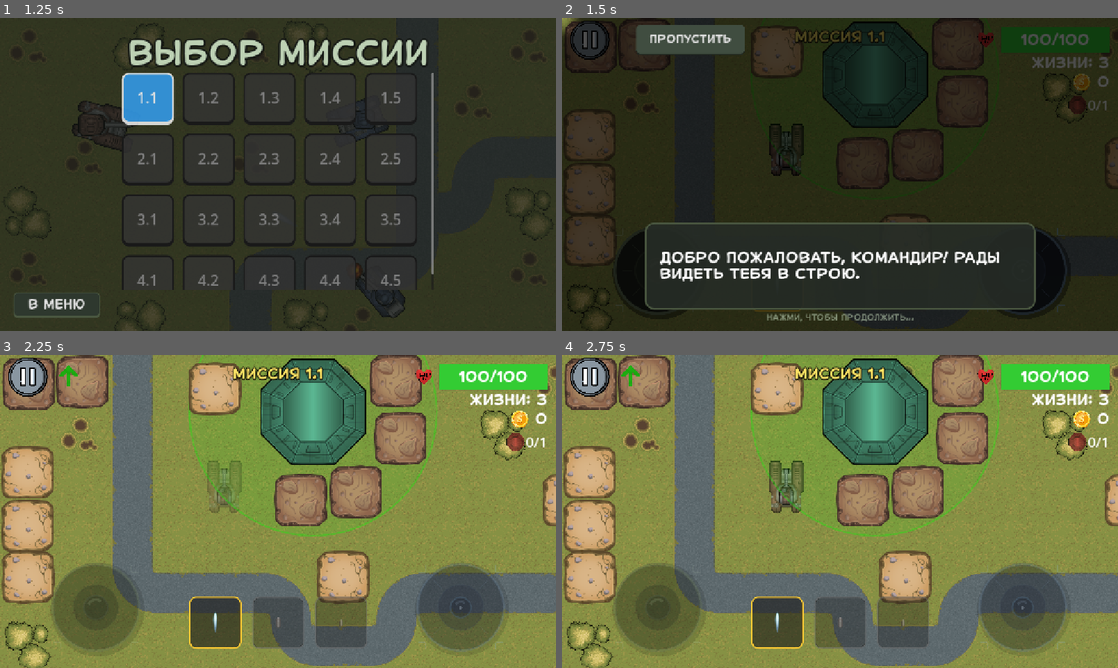
Above: before the commit, frames 1-4 (two rows, left to right).
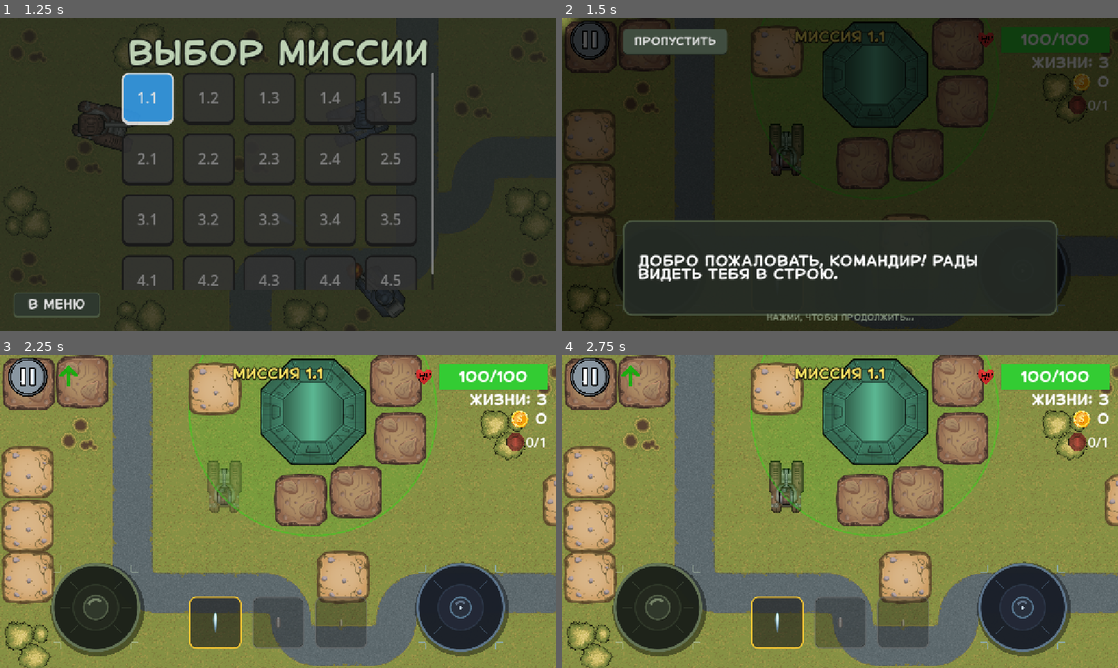
Above: after the commit, the same moments.

Repository: top-it-090304/Selyavi
Game: Godot game, scene res://scenes/MenuScenes/Menu.tscn
Two runs of this game, one before a commit and one after it. Both use one fixed random seed, a clock stepped at 60 frames per second and the inputs below. Sound files missing from this copy of the repository are replaced by a short silence.
Inputs:
- Up to frame 1 (1.25 s): click "Миссии" at 0.5 s
- Up to frame 2 (1.5 s): click "1.1" at 1.25 s
- Up to frame 3 (2.25 s): click "ПРОПУСТИТЬ" at 2 s
- Up to frame 4 (2.75 s): no input

Frame 1 is identical in both runs. In frame 2, 7.5% of the frame differs, in the area x 11-89%, y 2-96%; in frame 3, 7.1%; in frame 4, 7.1%.

Commit message:
tutorial adaptation added and bullet damage bug fix

Diff:
--- a/scripts/MenuScripts/TutorialOverlay.gd
+++ b/scripts/MenuScripts/TutorialOverlay.gd
@@ -31,25 +31,39 @@
 	process_mode = Node.PROCESS_MODE_ALWAYS
 	get_tree().paused = true
 
-	# Запускаем музыку обучения
-	if AudioManager:
+	if AudioManager and AudioManager.has_method("play_tutorial"):
 		AudioManager.play_tutorial()
 
-	# Принудительно делаем джойстики непрозрачными для обучения
 	var hud = get_tree().get_first_node_in_group("hud")
 	if hud and hud.has_method("set_joysticks_opacity"):
 		hud.set_joysticks_opacity(1.0)
 
-	if skip_button:
-		skip_button.text = "ПРОПУСТИТЬ"
-		skip_button.position = Vector2(230, 15)
-		skip_button.custom_minimum_size = Vector2(250, 70)
-
+	_setup_adaptive_ui()
 	_start_step()
 
+func _setup_adaptive_ui():
+	if not skip_button: return
+	var screen_size = get_viewport().get_visible_rect().size
+
+	# Адаптивный размер кнопки (мин 240px или 15% ширины)
+	var btn_width = max(240, screen_size.x * 0.15)
+	var btn_height = max(60, screen_size.y * 0.08)
+
+	skip_button.set_anchors_preset(Control.PRESET_TOP_LEFT)
+	skip_button.anchor_left = 0.0
+	skip_button.anchor_top = 0.0
+	skip_button.anchor_right = 0.0
+	skip_button.anchor_bottom = 0.0
+
+	# Сдвигаем вправо от кнопки паузы (x=18 + ширина кнопки паузы ~120)
+	skip_button.offset_left = 140
+	skip_button.offset_top = 25
+	skip_button.custom_minimum_size = Vector2(btn_width, btn_height)
+	skip_button.size = skip_button.custom_minimum_size
+
 func _input(event):
-	if event is InputEventMouseButton and event.pressed or \
-	   event is InputEventScreenTouch and event.pressed:
+	if (event is InputEventMouseButton and event.pressed) or \
+	   (event is InputEventScreenTouch and event.pressed):
 
 		var current_time = Time.get_ticks_msec()
 		if current_time - _last_step_time < 250:
@@ -57,17 +71,16 @@
 		_last_step_time = current_time
 
 		if skip_button and skip_button.get_global_rect().has_point(event.position):
+			_on_skip_pressed()
 			return
 		_next_step()
 
 func _start_step():
-	# Даем время UI обновиться, чтобы точно найти координаты и размеры узлов
 	await get_tree().process_frame
+	if _current_step >= _steps.size(): return
 
 	var step = _steps[_current_step]
 	text_label.text = step.text
-	text_label.add_theme_constant_override("line_spacing", 10)
-	text_label.autowrap_mode = TextServer.AUTOWRAP_WORD_SMART
 
 	var target_pos = Vector2.ZERO
 	var radius = 0.0
@@ -78,66 +91,67 @@
 		var node = _find_target_node(step.node)
 		if node:
 			target_pos = _get_node_screen_pos(node)
-
-			# Теперь смещения рассчитываются в процентах от размера узла (адаптивно)
 			if node is Control:
-				var node_scale = node.get_screen_transform().get_scale()
-				var actual_size = node.size * node_scale
-
-				# 5 пикселей левее/правее и 15 выше при размере ~200px — это примерно 2.5% и 7.5%
-				# Используем эти пропорции для сохранения "идеального" вида на любом экране
-				if step.node == "Aim":
-					target_pos += Vector2(actual_size.x * 0.025, actual_size.y * 0.075)
-				elif step.node == "Joystick":
-					target_pos += Vector2(actual_size.x * 0.025, actual_size.y * 0.075)
+				target_pos = node.get_global_rect().get_center()
 
 			if shape == 0:
 				radius = _get_node_radius(node, step.node)
 			else:
-				# ПРЯМОУГОЛЬНИК: Увеличиваем запас (padding), чтобы шейдер был лучше виден
-				var scale = node.get_screen_transform().get_scale()
-				size = node.size * scale + Vector2(60, 40)
+				var scale = (node as CanvasItem).get_screen_transform().get_scale()
+				if node is Control:
+					var final_size = node.size
+					if node.name == "AmmoPanelContainer":
+						var inner = node.find_child("AmmoPanel", true, false)
+						if inner: final_size = inner.size
+					size = final_size * scale + Vector2(60, 40)
+				else:
+					size = Vector2(120, 120) * scale
 
 	_adjust_dialog_position(target_pos)
 	_update_shader_params(target_pos, radius, size, shape)
 
 func _adjust_dialog_position(target_pos: Vector2):
-	var screen_height = get_viewport().get_visible_rect().size.y
-
-	dialog_panel.anchor_left = 0.5
-	dialog_panel.anchor_right = 0.5
-	dialog_panel.offset_left = -450
-	dialog_panel.offset_right = 450
-
-	# Если цель в нижней половине экрана (как AmmoPanel), диалог уходит вверх
-	if target_pos != Vector2.ZERO and target_pos.y > screen_height * 0.5:
+	var screen_size = get_viewport().get_visible_rect().size
+
+	# Ширина панели до 85% экрана, но не более 1000px
+	var panel_width = min(1000, screen_size.x * 0.85)
+	dialog_panel.custom_minimum_size.x = panel_width
+	dialog_panel.offset_left = -panel_width / 2.0
+	dialog_panel.offset_right = panel_width / 2.0
+
+	# Адаптивный отступ по вертикали (5% высоты)
+	var margin_y = screen_size.y * 0.05
+
+	if target_pos != Vector2.ZERO and target_pos.y > screen_size.y * 0.5:
+		# Цель в нижней половине -> панель наверх, но ниже кнопок управления
 		dialog_panel.anchor_top = 0.0
 		dialog_panel.anchor_bottom = 0.0
-		dialog_panel.offset_top = 150
-		dialog_panel.offset_bottom = 350
+		dialog_panel.offset_top = margin_y + 100
+		dialog_panel.offset_bottom = dialog_panel.offset_top + 220
 	else:
+		# Цель в верхней половине -> панель вниз
 		dialog_panel.anchor_top = 1.0
 		dialog_panel.anchor_bottom = 1.0
-		dialog_panel.offset_top = -250
-		dialog_panel.offset_bottom = -50
+		dialog_panel.offset_bottom = -margin_y
+		dialog_panel.offset_top = -margin_y - 220
 
 func _update_shader_params(pos, rad, sz, shp):
 	var mat = bg.material as ShaderMaterial
 	if mat:
-		var current_center = mat.get_shader_parameter("hole_center")
-		if current_center == null: current_center = Vector2.ZERO
-		var current_radius = mat.get_shader_parameter("hole_radius")
-		if current_radius == null: current_radius = 0.0
-		var current_size = mat.get_shader_parameter("hole_size")
-		if current_size == null: current_size = Vector2.ZERO
-		var current_shape = mat.get_shader_parameter("shape")
-		if current_shape == null: current_shape = 0.0
-
 		var tween = create_tween().set_pause_mode(Tween.TWEEN_PAUSE_PROCESS).set_parallel(true)
-		tween.tween_method(func(v): mat.set_shader_parameter("hole_center", v), current_center, pos, 0.4)
-		tween.tween_method(func(v): mat.set_shader_parameter("hole_radius", v), current_radius, rad, 0.4)
-		tween.tween_method(func(v): mat.set_shader_parameter("hole_size", v), current_size, sz, 0.4)
-		tween.tween_method(func(v): mat.set_shader_parameter("shape", v), current_shape, float(shp), 0.2)
+		var cur_center = mat.get_shader_parameter("hole_center")
+		if not (cur_center is Vector2): cur_center = pos
+		var cur_radius = mat.get_shader_parameter("hole_radius")
+		if not (cur_radius is float): cur_radius = 0.0
+		var cur_size = mat.get_shader_parameter("hole_size")
+		if not (cur_size is Vector2): cur_size = Vector2.ZERO
+		var cur_shape = mat.get_shader_parameter("shape")
+		if not (cur_shape is float): cur_shape = 0.0
+
+		tween.tween_method(func(v): mat.set_shader_parameter("hole_center", v), cur_center, pos, 0.4)
+		tween.tween_method(func(v): mat.set_shader_parameter("hole_radius", v), cur_radius, rad, 0.4)
+		tween.tween_method(func(v): mat.set_shader_parameter("hole_size", v), cur_size, sz, 0.4)
+		tween.tween_method(func(v): mat.set_shader_parameter("shape", v), float(cur_shape), float(shp), 0.2)
 
 func _find_target_node(node_name: String):
 	if node_name == "Base":
@@ -147,54 +161,40 @@
 
 	var hud = get_tree().get_first_node_in_group("hud")
 	if hud:
-		var found = hud.find_child(node_name, true, false)
-		if found: return found
-		# Дополнительные проверки, если find_child не сработал напрямую
-		if node_name == "AmmoPanel": return hud.find_child("AmmoPanel", true)
-		if node_name == "Stats": return hud.find_child("Stats", true)
-		if node_name == "MarkerOverlay": return hud.find_child("MarkerOverlay", true)
+		if node_name == "Joystick": return hud.find_child("MoveJoystickContainer", true)
+		if node_name == "Aim": return hud.find_child("AimJoystickContainer", true)
+		if node_name == "AmmoPanel":
+			var apc = hud.find_child("AmmoPanelContainer", true, false)
+			return apc if apc else hud.find_child("AmmoPanel", true, false)
+		if node_name == "Stats": return hud.find_child("TopRight", true)
+		if node_name == "MarkerOverlay": return hud.find_child("MarkerOverlay", true, false)
 	return null
 
 func _get_node_screen_pos(node: Node) -> Vector2:
-	if node is Control: return node.get_screen_transform().get_origin() + (node.size * node.get_screen_transform().get_scale() / 2.0)
-	elif node is Node2D: return node.get_viewport_transform() * node.global_position
+	if node is Control:
+		return node.get_screen_transform().get_origin() + (node.size * node.get_screen_transform().get_scale() / 2.0)
+	if node is Node2D:
+		return node.get_global_transform_with_canvas().get_origin()
 	return Vector2.ZERO
 
 func _get_node_radius(node: Node, node_name: String) -> float:
+	if node_name == "Base": return 120.0
 	if node is Control:
-		var scale = node.get_screen_transform().get_scale().x
-		var base_radius = max(node.size.x, node.size.y) * 0.5
-
-		# Увеличиваем радиус для джойстиков
-		if node_name == "Aim": return base_radius * 1.5 * scale
-		if node_name == "Joystick": return base_radius * 1.3 * scale
-
-		# Для маркеров делаем огромный радиус, чтобы убрать темноту
-		if node_name == "MarkerOverlay": return 2000.0
-
-		return base_radius * 0.7 * scale
-	return 180.0
+		var scale = (node as CanvasItem).get_screen_transform().get_scale().x
+		return max(node.size.x, node.size.y) * scale * 0.6
+	return 100.0
 
 func _next_step():
 	_current_step += 1
-	if _current_step >= _steps.size(): _finish()
+	if _current_step >= _steps.size(): _finish_tutorial()
 	else: _start_step()
 
-func _on_skip_pressed(): _finish()
-
-func _finish():
+func _on_skip_pressed(): _finish_tutorial()
+
+func _finish_tutorial():
 	get_tree().paused = false
-	SaveManager.save_data["tutorial_completed"] = true
-	SaveManager.save_game()
-
-	# Возвращаем прозрачность джойстикам после обучения
-	var hud = get_tree().get_first_node_in_group("hud")
-	if hud and hud.has_method("set_joysticks_opacity"):
-		hud.set_joysticks_opacity(0.3)
-
-	# Останавливаем музыку обучения после завершения
 	if AudioManager:
-		AudioManager.stop()
-
+		if AudioManager.has_method("stop_tutorial"): AudioManager.stop_tutorial()
+		elif AudioManager.has_method("stop"): AudioManager.stop()
 	tutorial_finished.emit()
 	queue_free()
--- a/scripts/Tank/Player.gd
+++ b/scripts/Tank/Player.gd
@@ -108,8 +108,15 @@
 	bullet.rotation_degrees = _gun.global_rotation_degrees
 	get_parent().add_child(bullet)
 
-	# Учитываем бафф урона от базы
-	var final_damage = int(_damage * _base_damage_mult)
+	# УРОН ПО ТИПАМ СНАРЯДОВ (фиксированный по запросу)
+	var base_bullet_damage = 25
+	match _type_bullet:
+		PLASMA: base_bullet_damage = 25
+		MEDIUM: base_bullet_damage = 40
+		LIGHT: base_bullet_damage = 20
+
+	# Учитываем бафф урона от базы, если он есть
+	var final_damage = int(base_bullet_damage * _base_damage_mult)
 	bullet.init(_type_bullet, true, final_damage)
 
 	var muzzle_flash = get_node_or_null("ShotAnimation")
